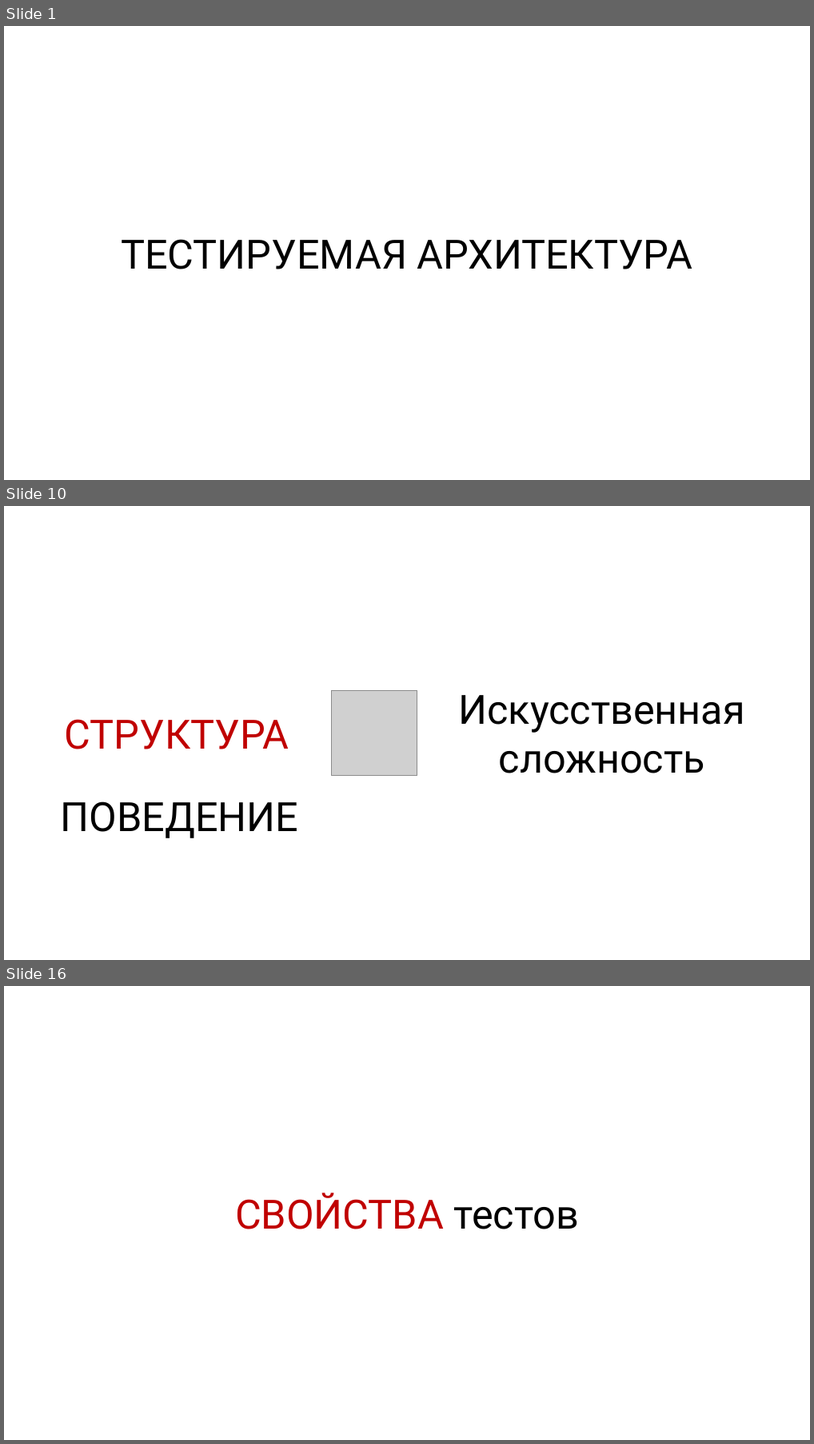
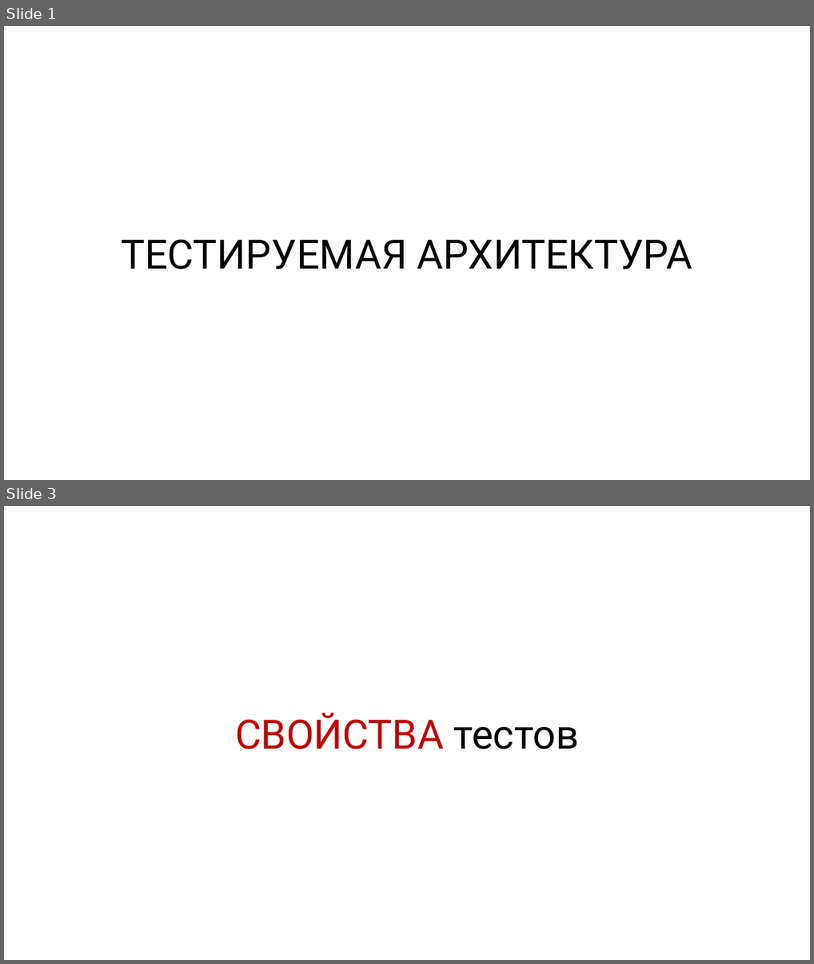
Before and after one commit to rkhaimov/brain-gym, a slide deck: Презентация.pptx. Shown one above the other, each under a label of ours: slides 1, 10 and 16 before the commit, slides 1 and 3 after it; the slides between them are not shown. The pictures are 814x1444 and 814x964 pixels, drawn with LibreOffice and Linux fonts; fonts in the diff are those of the drawing; grey boxes stand for pictures. Boxes give left, top, right and bottom in pixels: in the first picture for what was removed or moved away, otherwise in the second. Text is boxed around its words. In the diff, an @@ line names an element or a change of style, - is before the commit and + after.

```diff
--- a/Презентация.pptx
+++ b/Презентация.pptx
@@ slide 10 removed at bbox=[4, 506, 810, 960], background #FFFFFF @@
@@ picture removed at bbox=[332, 691, 417, 776] @@
@@ text removed at bbox=[459, 695, 746, 773] @@
-Искусственная
-сложность
@@ text removed at bbox=[65, 719, 290, 749] @@
-СТРУКТУРА
@@ text removed at bbox=[61, 801, 299, 838] @@
-ПОВЕДЕНИЕ
@@ what was slide 16 is now slide 3 @@
```
Also in this commit, not shown: 1 slide changed, 1 slide added, 13 other slides removed.
